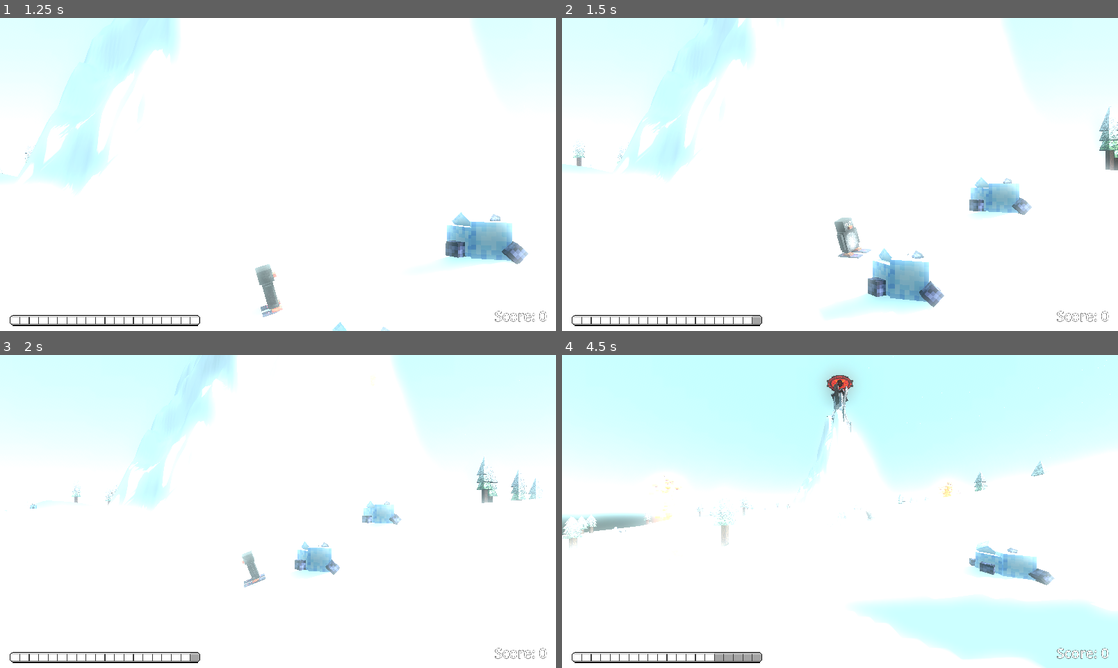
Above: before the commit, frames 1-4 (two rows, left to right).
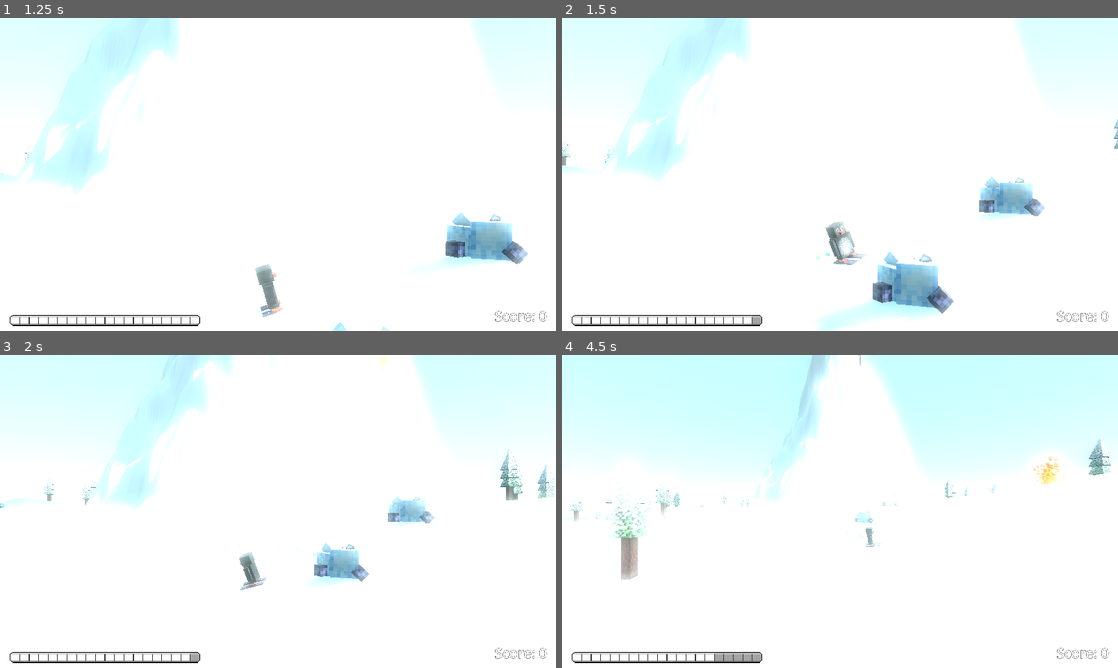
Above: after the commit, the same moments.

Repository: CodingBigTime/pencil-chisel-code-2023
Game: Godot game, scene res://scenes/ui/main_menu.tscn
Two runs of this game, one before a commit and one after it. Both use one fixed random seed, a clock stepped at 60 frames per second and the inputs below.
Inputs (mouse positions are in pixels of both pictures, inside the frame that each line leads up to):
- Up to frame 1 (1.25 s): click (66, 133) at 0.5 s
- Up to frame 2 (1.5 s): hold D (right) from 1.28 s (still down); tap Space (boost) at 1.35 s
- Up to frame 3 (2 s): keep holding D (right)
- Up to frame 4 (4.5 s): release D (right) at 2.03 s; hold A (left) 2.03-2.78 s; tap Space (boost) every 0.75 s from 2.1 to 4.35 s; hold D (right) 2.78-4.28 s; hold A (left) from 4.28 s (still down)

Frame 1 is identical in both runs. In frame 2, 6.1% of the frame differs, in the area x 0-100%, y 0-100%; in frame 3, 6.3%; in frame 4, 16%.

Commit message:
Balance tweaks.

Diff:
--- a/actors/player.gd
+++ b/actors/player.gd
@@ -8,9 +8,9 @@
 
 signal player_position_changed(position: Vector3)
 
-const BOOST_SPEED = 10
-const LAUNCH_FORCE = 2
-const ROTATION_SPEED = 4.5
+const BOOST_SPEED = 7
+const LAUNCH_FORCE = 0.7
+const ROTATION_SPEED = 5
 const MAX_VELOCITY = 100.0
 
 @export var starting_boost_count: int = 0
